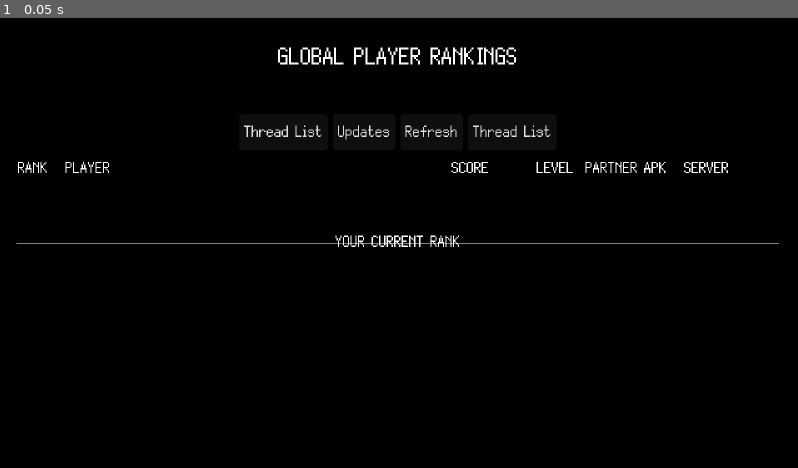
Above: before the commit, frame 1.
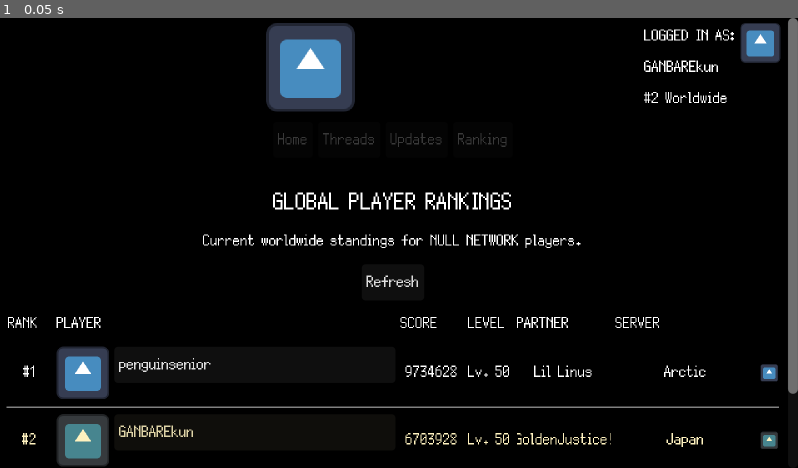
Above: after the commit, the same moment.

Repository: GYU-GAZE/NULL-NETWORK
Game: Godot game, scene res://apps/forum/rankings/rankings_app.tscn
Same seed, same stepped clock (60 frames per second), same inputs: the game is played once before the commit and once after it. This scene is started directly instead of the project's main scene. The engine's default icon, where the game draws it, is replaced by a stand-in: a white triangle on a blue panel in a dark square.
Inputs:
- Up to frame 1 (0.05 s): no input

The runs differ from the first frame. In frame 1, 9.8% of the frame differs, in the area x 0-100%, y 0-100%.
Error before the commit: Attempt to call function 'configure_navigation' in base 'null instance' on a null instance. (res://apps/forum/rankings/rankings_app.gd:45)

Commit message:
Reuse shared Null Channel header in rankings scene

Diff:
--- a/apps/forum/rankings/rankings_app.tscn
+++ b/apps/forum/rankings/rankings_app.tscn
@@ -1,7 +1,8 @@
-[gd_scene format=3 uid="uid://cscpajwjirfbu"]
+[gd_scene load_steps=5 format=3 uid="uid://cscpajwjirfbu"]
 
 [ext_resource type="Script" uid="uid://c3v2mkc1kn8ap" path="res://apps/forum/rankings/rankings_app.gd" id="1_us3t6"]
 [ext_resource type="PackedScene" uid="uid://5i7rt18tc1v2" path="res://apps/forum/rankings/ranking_row_ui.tscn" id="2_5klbt"]
+[ext_resource type="PackedScene" uid="uid://bpbbjyyqep1sg" path="res://apps/forum/null_channel_header.tscn" id="3_header"]
 
 [sub_resource type="LabelSettings" id="LabelSettings_qejth"]
 font_size = 28
@@ -18,112 +19,121 @@
 page_description = "Current worldwide standings for NULL NETWORK players."
 ranking_row_scene = ExtResource("2_5klbt")
 
-[node name="MainMargin" type="MarginContainer" parent="." unique_id=1991023602]
+[node name="MasterScroll" type="ScrollContainer" parent="."]
 layout_mode = 2
-theme_override_constants/margin_left = 16
-theme_override_constants/margin_top = 16
-theme_override_constants/margin_right = 16
-theme_override_constants/margin_bottom = 16
+horizontal_scroll_mode = 0
 
-[node name="MainVBox" type="VBoxContainer" parent="MainMargin" unique_id=1470626676]
+[node name="PageVBox" type="VBoxContainer" parent="MasterScroll"]
+layout_mode = 2
+size_flags_horizontal = 3
+size_flags_vertical = 3
+theme_override_constants/separation = 10
+
+[node name="SiteHeader" parent="MasterScroll/PageVBox" instance=ExtResource("3_header")]
+unique_name_in_owner = true
 layout_mode = 2
 
-[node name="HeaderPanel" type="PanelContainer" parent="MainMargin/MainVBox" unique_id=485330717]
+[node name="ContentArea" type="MarginContainer" parent="MasterScroll/PageVBox"]
+layout_mode = 2
+size_flags_vertical = 3
+theme_override_constants/margin_left = 8
+theme_override_constants/margin_top = 8
+theme_override_constants/margin_right = 8
+theme_override_constants/margin_bottom = 12
+
+[node name="ContentVBox" type="VBoxContainer" parent="MasterScroll/PageVBox/ContentArea"]
+layout_mode = 2
+size_flags_horizontal = 3
+theme_override_constants/separation = 8
+
+[node name="HeaderPanel" type="PanelContainer" parent="MasterScroll/PageVBox/ContentArea/ContentVBox"]
 layout_mode = 2
 
-[node name="HeaderVBox" type="VBoxContainer" parent="MainMargin/MainVBox/HeaderPanel" unique_id=1895924477]
+[node name="HeaderVBox" type="VBoxContainer" parent="MasterScroll/PageVBox/ContentArea/ContentVBox/HeaderPanel"]
 layout_mode = 2
 
-[node name="TitleLabel" type="Label" parent="MainMargin/MainVBox/HeaderPanel/HeaderVBox" unique_id=2131144465]
+[node name="TitleLabel" type="Label" parent="MasterScroll/PageVBox/ContentArea/ContentVBox/HeaderPanel/HeaderVBox"]
 unique_name_in_owner = true
 layout_mode = 2
 text = "GLOBAL PLAYER RANKINGS"
 label_settings = SubResource("LabelSettings_qejth")
 horizontal_alignment = 1
+autowrap_mode = 2
 
-[node name="DescriptionLabel" type="Label" parent="MainMargin/MainVBox/HeaderPanel/HeaderVBox" unique_id=576250047]
+[node name="DescriptionLabel" type="Label" parent="MasterScroll/PageVBox/ContentArea/ContentVBox/HeaderPanel/HeaderVBox"]
 unique_name_in_owner = true
 layout_mode = 2
 horizontal_alignment = 1
 autowrap_mode = 2
 
-[node name="NavBar" type="HBoxContainer" parent="MainMargin/MainVBox" unique_id=1561893122]
+[node name="ControlsFlow" type="HFlowContainer" parent="MasterScroll/PageVBox/ContentArea/ContentVBox"]
 layout_mode = 2
 alignment = 1
 
-[node name="ForumsBtn" type="Button" parent="MainMargin/MainVBox/NavBar" unique_id=116814896]
-unique_name_in_owner = true
-layout_mode = 2
-text = "Thread List"
-
-[node name="UpdatesBtn" type="Button" parent="MainMargin/MainVBox/NavBar" unique_id=294024056]
-unique_name_in_owner = true
-layout_mode = 2
-text = "Updates"
-
-[node name="RefreshBtn" type="Button" parent="MainMargin/MainVBox/NavBar" unique_id=481483092]
+[node name="RefreshBtn" type="Button" parent="MasterScroll/PageVBox/ContentArea/ContentVBox/ControlsFlow"]
 unique_name_in_owner = true
 layout_mode = 2
 text = "Refresh"
 
-[node name="HomeBtn" type="Button" parent="MainMargin/MainVBox/NavBar" unique_id=1150553626]
-unique_name_in_owner = true
-layout_mode = 2
-text = "Thread List"
-
-[node name="ListHeader" type="HBoxContainer" parent="MainMargin/MainVBox" unique_id=232633144]
+[node name="ListHeader" type="HBoxContainer" parent="MasterScroll/PageVBox/ContentArea/ContentVBox"]
 layout_mode = 2
 
-[node name="RankHeader" type="Label" parent="MainMargin/MainVBox/ListHeader" unique_id=1121916358]
-custom_minimum_size = Vector2(34, 0)
+[node name="RankHeaderLabel" type="Label" parent="MasterScroll/PageVBox/ContentArea/ContentVBox/ListHeader"]
+unique_name_in_owner = true
+custom_minimum_size = Vector2(35, 0)
 layout_mode = 2
 text = "RANK"
+clip_text = true
 
-[node name="PlayerHeader" type="Label" parent="MainMargin/MainVBox/ListHeader" unique_id=476262310]
+[node name="PlayerHeaderLabel" type="Label" parent="MasterScroll/PageVBox/ContentArea/ContentVBox/ListHeader"]
 layout_mode = 2
 size_flags_horizontal = 3
 text = "PLAYER"
 
-[node name="ScoreHeader" type="Label" parent="MainMargin/MainVBox/ListHeader" unique_id=516959359]
-custom_minimum_size = Vector2(64, 0)
+[node name="ScoreHeaderLabel" type="Label" parent="MasterScroll/PageVBox/ContentArea/ContentVBox/ListHeader"]
+unique_name_in_owner = true
+custom_minimum_size = Vector2(50, 0)
 layout_mode = 2
 text = "SCORE"
+clip_text = true
 
-[node name="LevelHeader" type="Label" parent="MainMargin/MainVBox/ListHeader" unique_id=934596260]
+[node name="LevelHeaderLabel" type="Label" parent="MasterScroll/PageVBox/ContentArea/ContentVBox/ListHeader"]
+unique_name_in_owner = true
 custom_minimum_size = Vector2(35, 0)
 layout_mode = 2
 text = "LEVEL"
+clip_text = true
 
-[node name="PartnerAPKHeader" type="Label" parent="MainMargin/MainVBox/ListHeader" unique_id=1444996139]
+[node name="PartnerHeaderLabel" type="Label" parent="MasterScroll/PageVBox/ContentArea/ContentVBox/ListHeader"]
+unique_name_in_owner = true
 custom_minimum_size = Vector2(75, 0)
 layout_mode = 2
-text = "PARTNER APK"
+text = "PARTNER"
+clip_text = true
 
-[node name="ServerHeader" type="Label" parent="MainMargin/MainVBox/ListHeader" unique_id=145786757]
-custom_minimum_size = Vector2(75, 0)
+[node name="ServerHeaderLabel" type="Label" parent="MasterScroll/PageVBox/ContentArea/ContentVBox/ListHeader"]
+unique_name_in_owner = true
+custom_minimum_size = Vector2(130, 0)
 layout_mode = 2
 text = "SERVER"
+clip_text = true
 
-[node name="RankingScroll" type="ScrollContainer" parent="MainMargin/MainVBox" unique_id=1984215323]
-layout_mode = 2
-size_flags_vertical = 3
-horizontal_scroll_mode = 0
-
-[node name="RankingList" type="VBoxContainer" parent="MainMargin/MainVBox/RankingScroll" unique_id=1185650541]
+[node name="RankingList" type="VBoxContainer" parent="MasterScroll/PageVBox/ContentArea/ContentVBox"]
 unique_name_in_owner = true
 layout_mode = 2
 size_flags_horizontal = 3
 
-[node name="PlayerSeparator" type="HSeparator" parent="MainMargin" unique_id=1375847594]
+[node name="PlayerSeparator" type="HSeparator" parent="MasterScroll/PageVBox/ContentArea/ContentVBox"]
 unique_name_in_owner = true
 layout_mode = 2
 
-[node name="PlayerRankTitle" type="Label" parent="MainMargin" unique_id=1739781184]
+[node name="PlayerRankTitle" type="Label" parent="MasterScroll/PageVBox/ContentArea/ContentVBox"]
 unique_name_in_owner = true
 layout_mode = 2
 text = "YOUR CURRENT RANK"
 horizontal_alignment = 1
 
-[node name="PlayerRankContainer" type="VBoxContainer" parent="MainMargin" unique_id=1123222141]
+[node name="PlayerRankContainer" type="VBoxContainer" parent="MasterScroll/PageVBox/ContentArea/ContentVBox"]
 unique_name_in_owner = true
 layout_mode = 2
+size_flags_horizontal = 3
